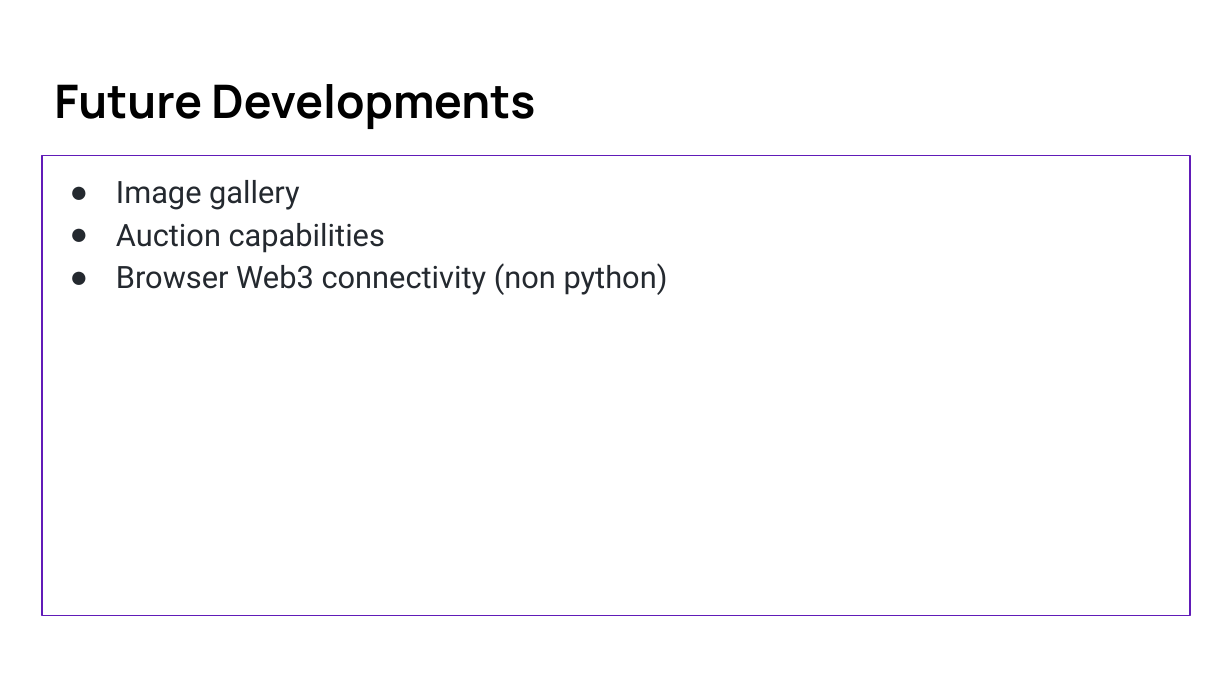
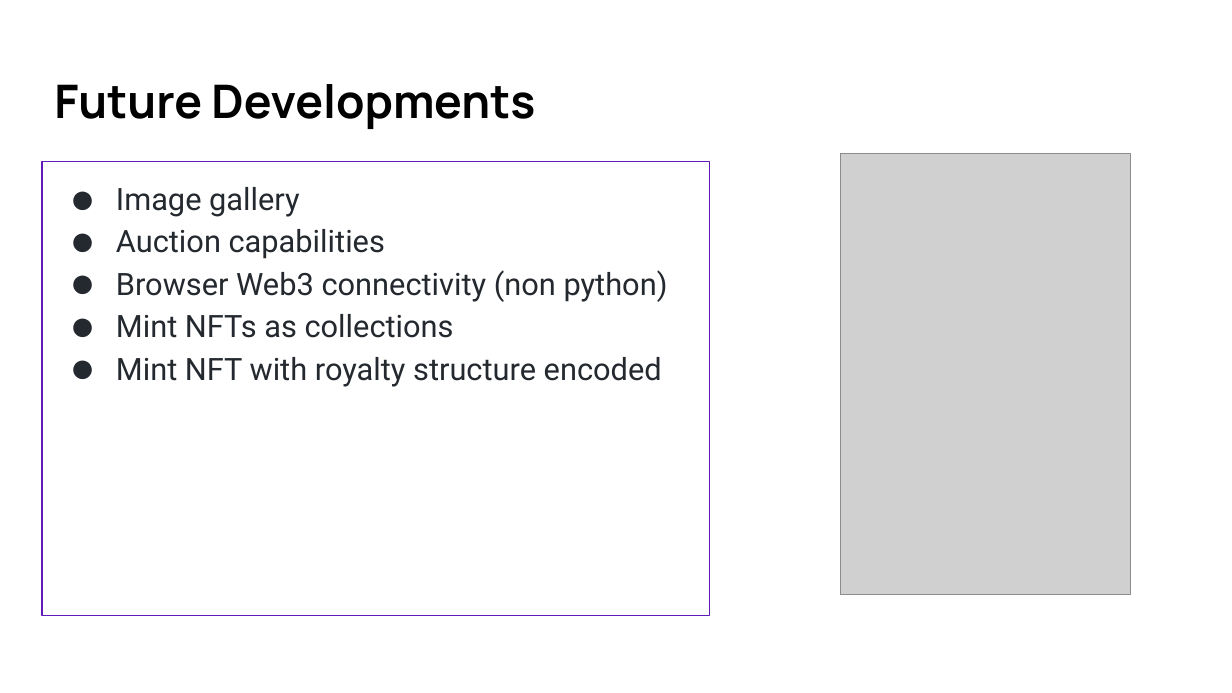
Before and after one commit to oneor11/nft-marketplace, a slide deck: slide 7 of Presentation/blockheads-presentation.pptx. Drawn at 1232x693 pixels with LibreOffice and Linux fonts; fonts in the diff are those of the drawing; grey boxes stand for pictures. Boxes give left, top, right and bottom in pixels: in the first picture for what was removed or moved away, otherwise in the second. Text is boxed around its words. In the diff, an @@ line names an element or a change of style, - is before the commit and + after.

Commit message:
add content to presentation

```diff
--- a/Presentation/blockheads-presentation.pptx
+++ b/Presentation/blockheads-presentation.pptx
@@ text "Image gallery": place and size @@
-text "Image gallery" at box(42, 155, 1190, 616)
+text "Image gallery" at box(42, 161, 710, 615)
@@ picture added at box(840, 154, 1131, 595) @@
@@ text at box(116, 314, 662, 387): paragraphs added @@
+● Mint NFTs as collections
+● Mint NFT with royalty structure encoded
```
